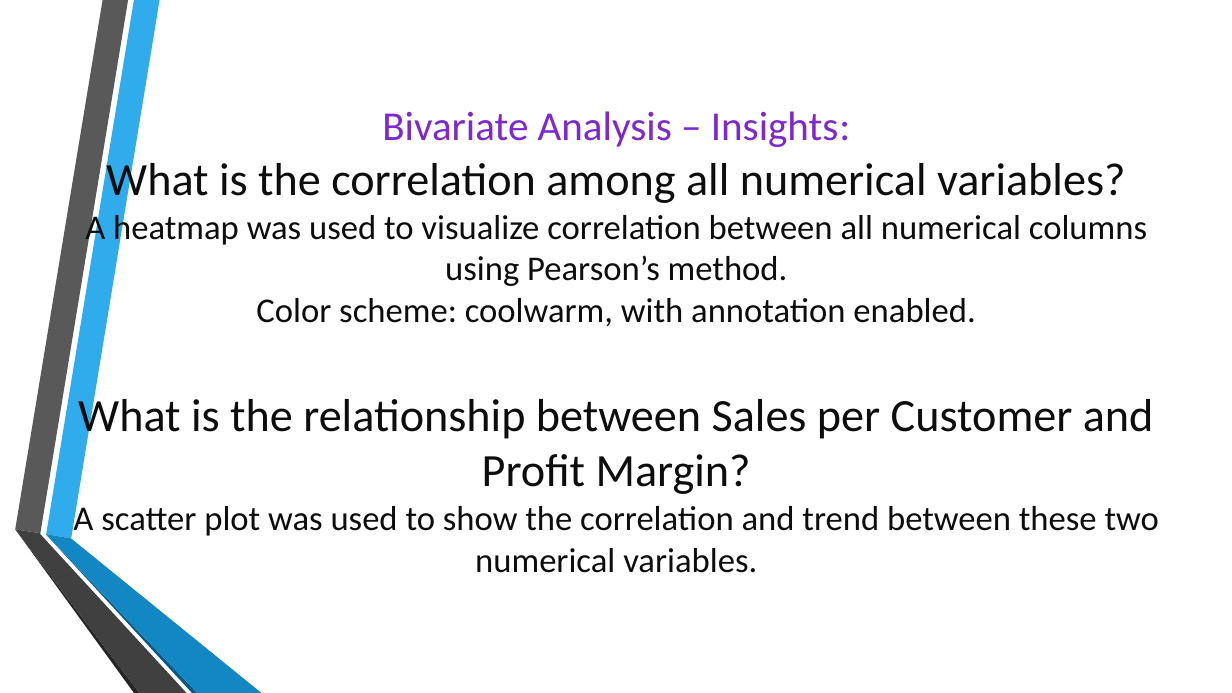
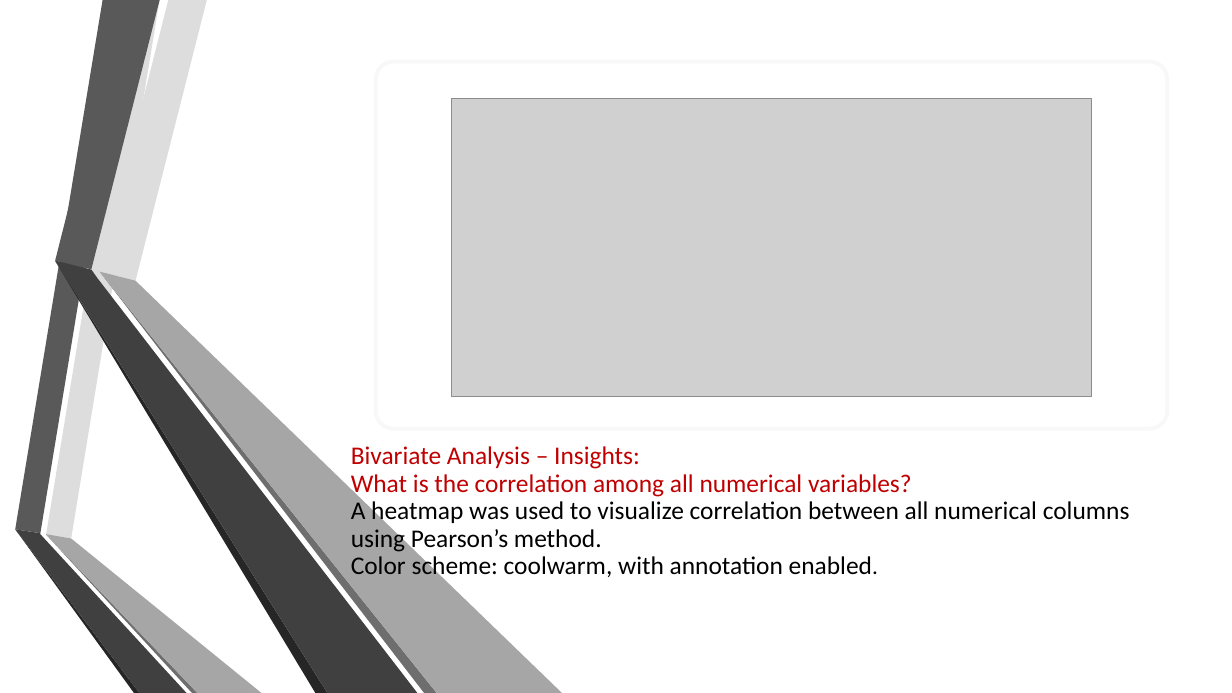
Before and after one commit to mariam530/supply-chain-project, a slide deck: slide 28 of New Microsoft PowerPoint Presentation.pptx (slide 23 before the commit). Drawn at 1232x693 pixels with LibreOffice and Linux fonts; fonts in the diff are those of the drawing; grey boxes stand for pictures; background and template pictures are left out. Boxes give left, top, right and bottom in pixels: in the first picture for what was removed or moved away, otherwise in the second. Text is boxed around its words. In the diff, an @@ line names an element or a change of style, - is before the commit and + after.

```diff
--- a/New Microsoft PowerPoint Presentation.pptx
+++ b/New Microsoft PowerPoint Presentation.pptx
@@ freeform shape at (46, 0, 160, 539): fill #30ACEC to #DDDDDD @@
@@ rounded rectangle added at (376, 62, 1168, 429), fill #FFFFFF, outline #BABABA 3 pt @@
@@ picture added at (451, 99, 1092, 396) @@
@@ group added at (55, 0, 563, 693): 6 freeform shapes @@
@@ title "Bivariate Analysis – Insights: What ..." at (351, 446, 1130, 581): vertical alignment middle to bottom @@
@@ title at (351, 446, 1130, 581): text changed; size 27 to 19.8 pt; text colour #0D0D0D to #000000 @@
-Bivariate Analysis – Insights:
-What is the correlation among all numerical variables?
-A heatmap was used to visualize correlation between all numerical columns using Pearson’s method.
-Color scheme: coolwarm, with annotation enabled.
-What is the relationship between Sales per Customer and Profit Margin?
-A scatter plot was used to show the correlation and trend between these two numerical variables.
+Bivariate Analysis – Insights:
+What is the correlation among all numerical variables?
+A heatmap was used to visualize correlation between all numerical columns using Pearson’s method.
+Color scheme: coolwarm, with annotation enabled.
@@ freeform shape at (46, 535, 198, 693): fill #0C5A82 to #6E6E6E @@
@@ freeform shape at (46, 534, 262, 693): fill #1287C3 to #A6A6A6 @@
```
Also in this commit, not shown: 33 other slides changed, 5 slides added.
